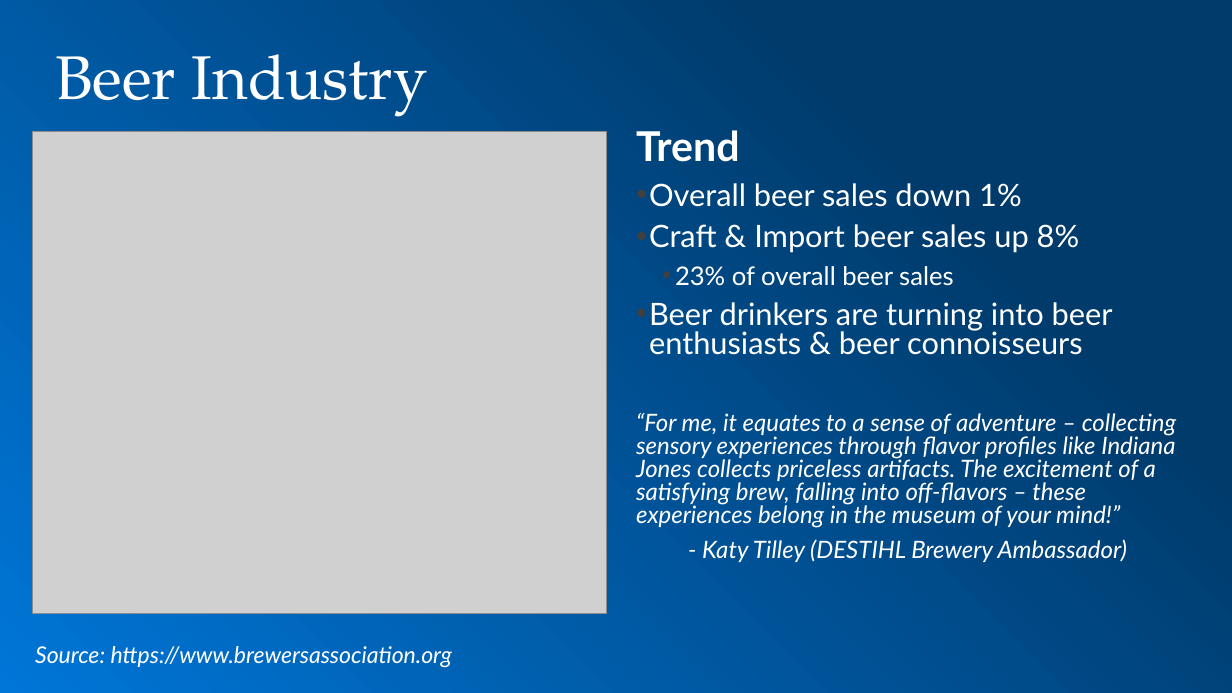
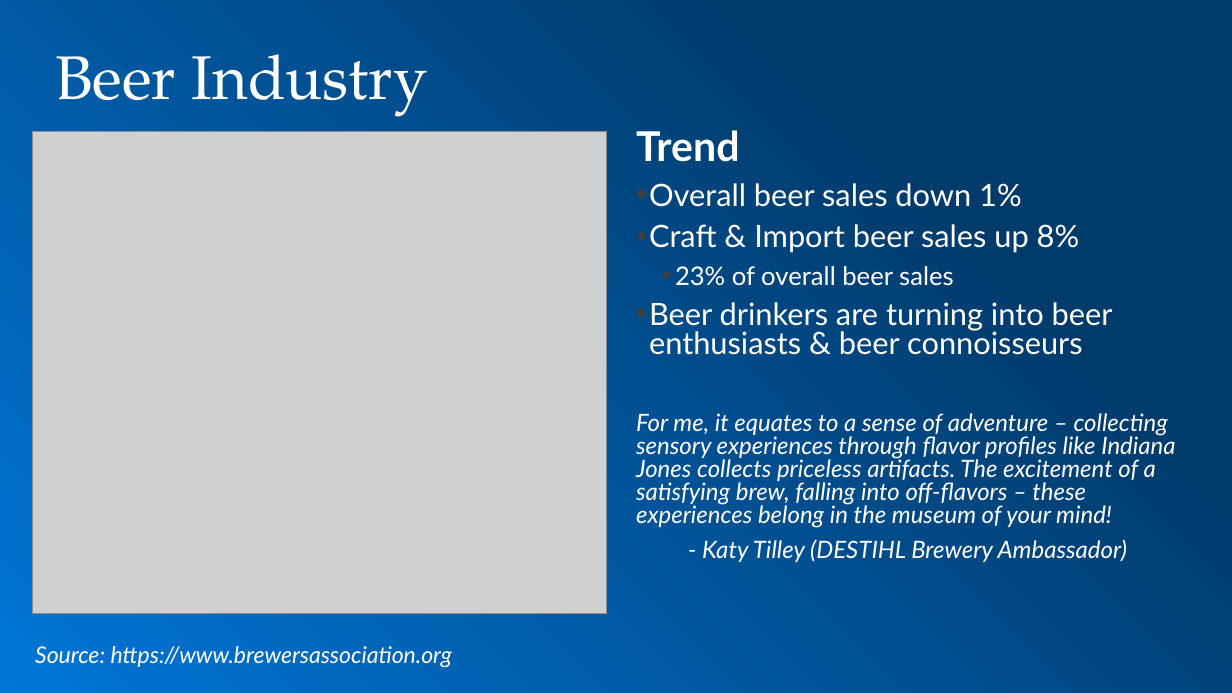
Before and after one commit to toadies/MSDS_CaseStudy2, a slide deck: slide 3 of presentation/MSDS 6306 Case Study 2.pptx. Drawn at 1232x693 pixels with LibreOffice and Linux fonts; fonts in the diff are those of the drawing; grey boxes stand for pictures; background and template pictures are left out. Boxes give left, top, right and bottom in pixels: in the first picture for what was removed or moved away, otherwise in the second. Text is boxed around its words. In the diff, an @@ line names an element or a change of style, - is before the commit and + after.

Commit message:
Changes to presentation

```diff
--- a/presentation/MSDS 6306 Case Study 2.pptx
+++ b/presentation/MSDS 6306 Case Study 2.pptx
@@ text at [636,413,1175,528]: text changed @@
-“For me, it equates to a sense of adventure – collecting sensory experiences through flavor profiles like Indiana Jones collects priceless artifacts. The excitement of a satisfying brew, falling into off-flavors – these experiences belong in the museum of your mind!”
+For me, it equates to a sense of adventure – collecting sensory experiences through flavor profiles like Indiana Jones collects priceless artifacts. The excitement of a satisfying brew, falling into off-flavors – these experiences belong in the museum of your mind!
```
Also in this commit, not shown: 2 other slides changed, 5 slides added, 1 other file.
